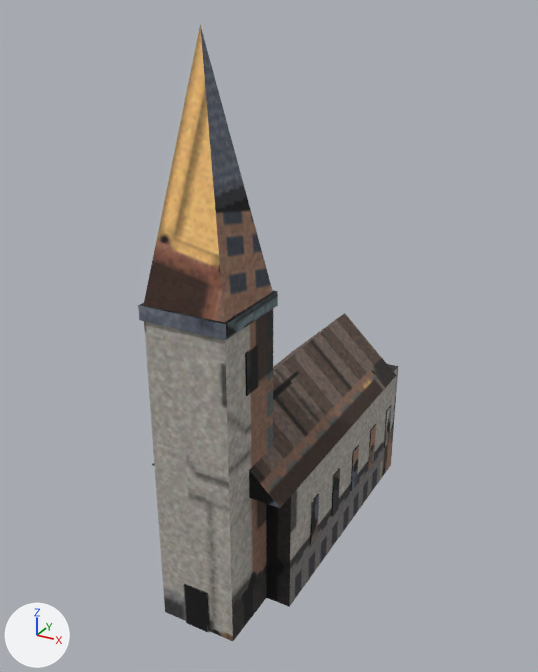
A saved change to the FBX model Content/Assets/Locations/City/SM_Church.fbx.
Both versions are drawn from a camera (50 mm lens) standing at (24.79, -48.23, 41.79) and looking at (-0.46, -2.3, 18.83). Lighting does not change. The marker at lower left points along +X, +Y and +Z. The older version comes first. Objects named as collision shapes, trigger or cutter boxes, shadow casters or lower levels of detail are left out.

Before the edit, the objects in view are built like this:
```python
me_sm_church = bpy.data.meshes.new('SM_Church')
me_sm_church.from_pydata(...)  # 139 vertices, 106 faces; spans x -5.4..5.4, y -14.2..13.0, z 0.0..41.0
me_sm_church.materials.append(mat_m_city_props)  # picture img_t_city_props_png
ob_sm_church = bpy.data.objects.new('SM_Church', me_sm_church)
ob_sm_church.location = (0.0, 0.0, 0.0)
```
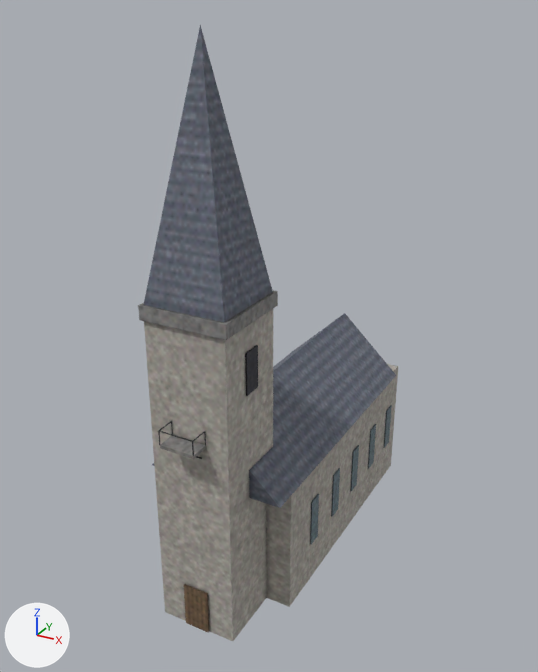
Changed parts and their boxes [x1, y1, x2, y2] in the pictures (538 x 672 px):
part 1 of me_sm_church, added
    after: [159, 430, 192, 442]
part 2 of me_sm_church, added
    after: [160, 436, 206, 459]
part 3 of me_sm_church, surface changed
    both: [138, 25, 398, 641]

Edits to the bpy script that builds the scene:
```text
Change me_sm_church:
    used by ob_sm_church; location = (0.0, 0.0, 0.0)
    remove me_sm_church.from_pydata(...)  # 139 vertices, 106 faces; spans x -5.4..5.4, y -14.2..13.0, z 0.0..41.0
    add me_sm_church.from_pydata(...)  # 219 vertices, 166 faces; spans x -5.4..5.4, y -15.4..13.0, z 0.0..41.0
    me_sm_church part 1: a new loose piece, a box spanning x -1.3..1.3, y -15.428..-15.372, z 17.022..17.078, in mat_m_city_props (picture img_t_city_props_png)
    me_sm_church part 2: a new loose piece, a box spanning x -1.3..1.3, y -15.4..-14.0, z 15.75..16.0, in mat_m_city_props (picture img_t_city_props_png)
    me_sm_church part 3: 106 kept faces spanning x -5.4..5.4, y -14.2..13.0, z 0.0..41.0 get new texture (UV) coordinates
    other edits to the shape of me_sm_church do not show in these pictures
```
